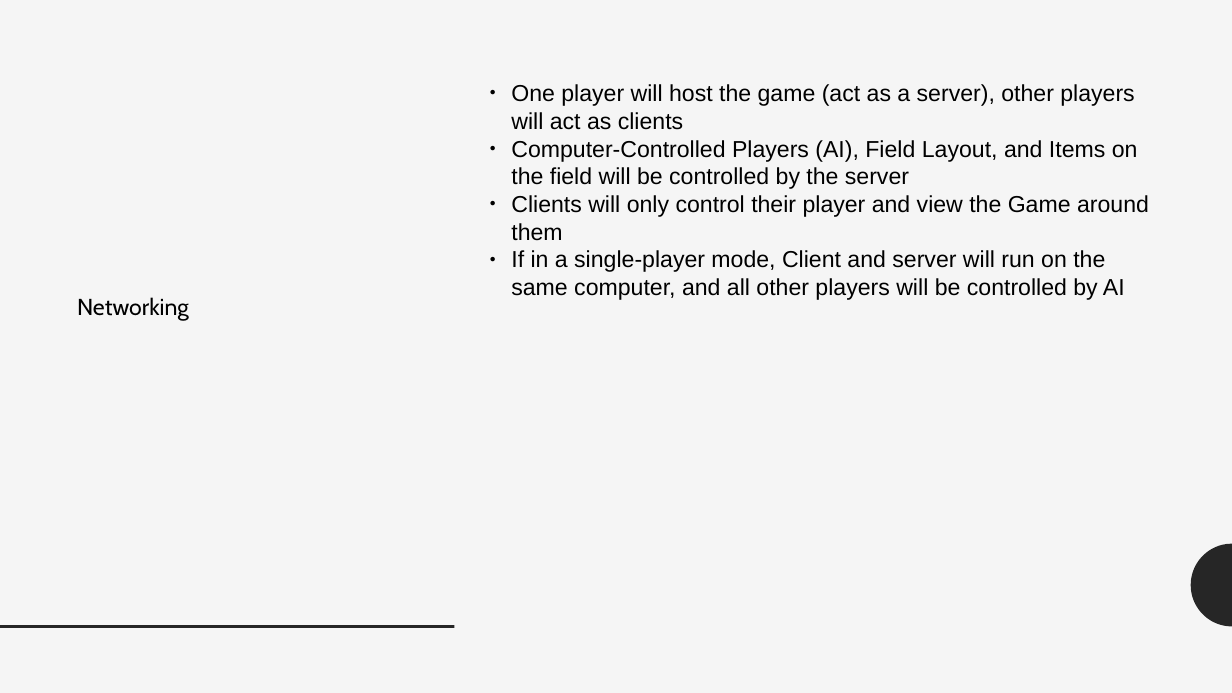
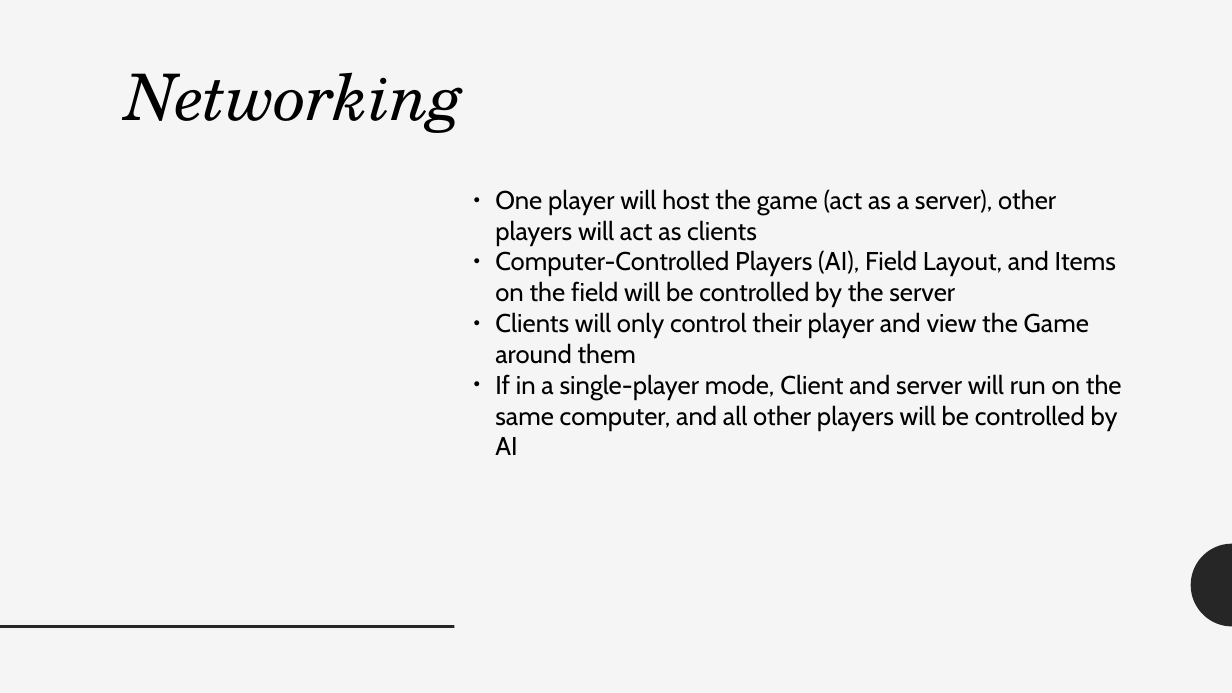
Before and after one commit to Nesdood007/GiantRobots, a slide deck: slide 9 of Presentation-1-September15.pptx. Drawn at 1232x693 pixels with LibreOffice and Linux fonts; fonts in the diff are those of the drawing. Boxes give left, top, right and bottom in pixels: in the first picture for what was removed or moved away, otherwise in the second. Text is boxed around its words. In the diff, an @@ line names an element or a change of style, - is before the commit and + after.

Commit message:
Fixed PPT, Added to GameDoc

```diff
--- a/Presentation-1-September15.pptx
+++ b/Presentation-1-September15.pptx
@@ text "Networking" at (126,72,465,133): size 18 to 50 pt, font Cabin to TeX Gyre Schola, italic on; alignment left to right; vertical alignment middle to top @@
@@ text "One player will host the ...": place and size @@
-text "One player will host the ..." at (511,84,1149,300)
+text "One player will host the ..." at (495,189,1122,430)
@@ text "One player will host the ..." at (495,189,1122,430): size 18 to 20 pt, font Arial to Cabin @@
```
Also in this commit, not shown: 3 other slides changed, 1 other file.
